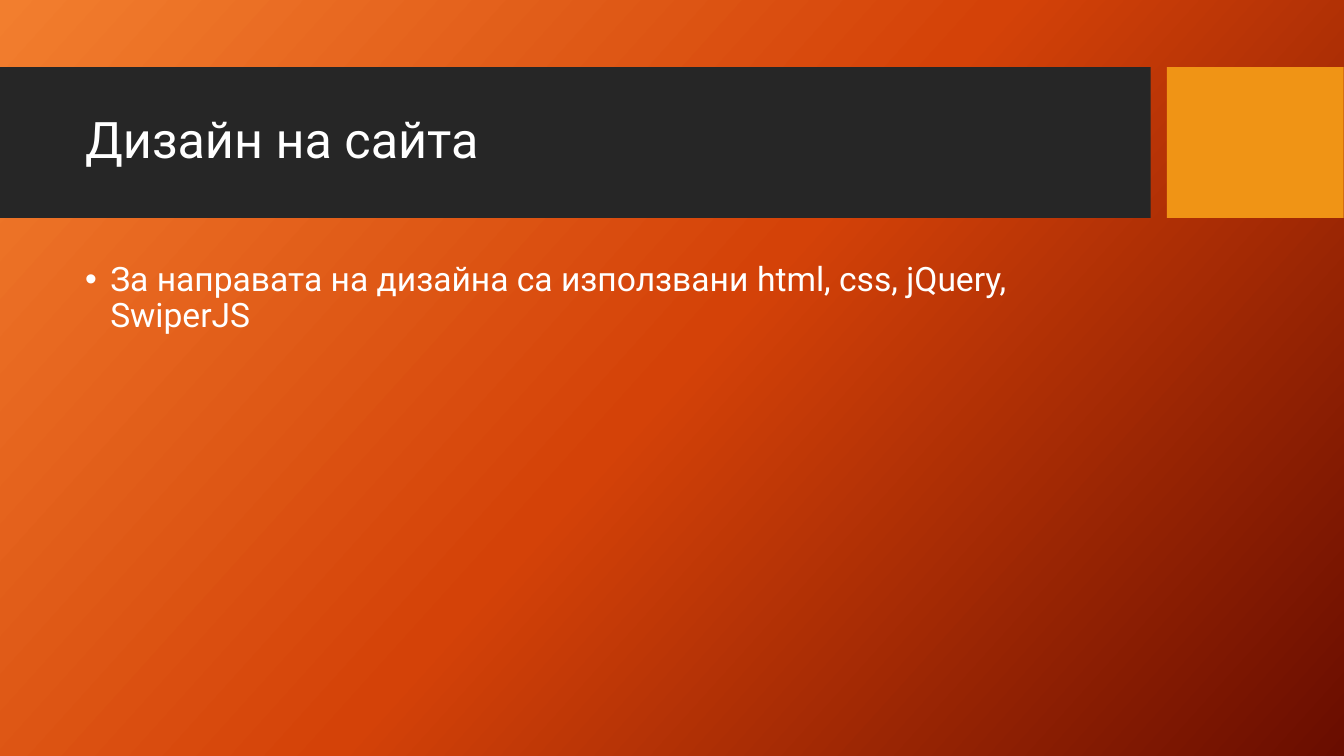
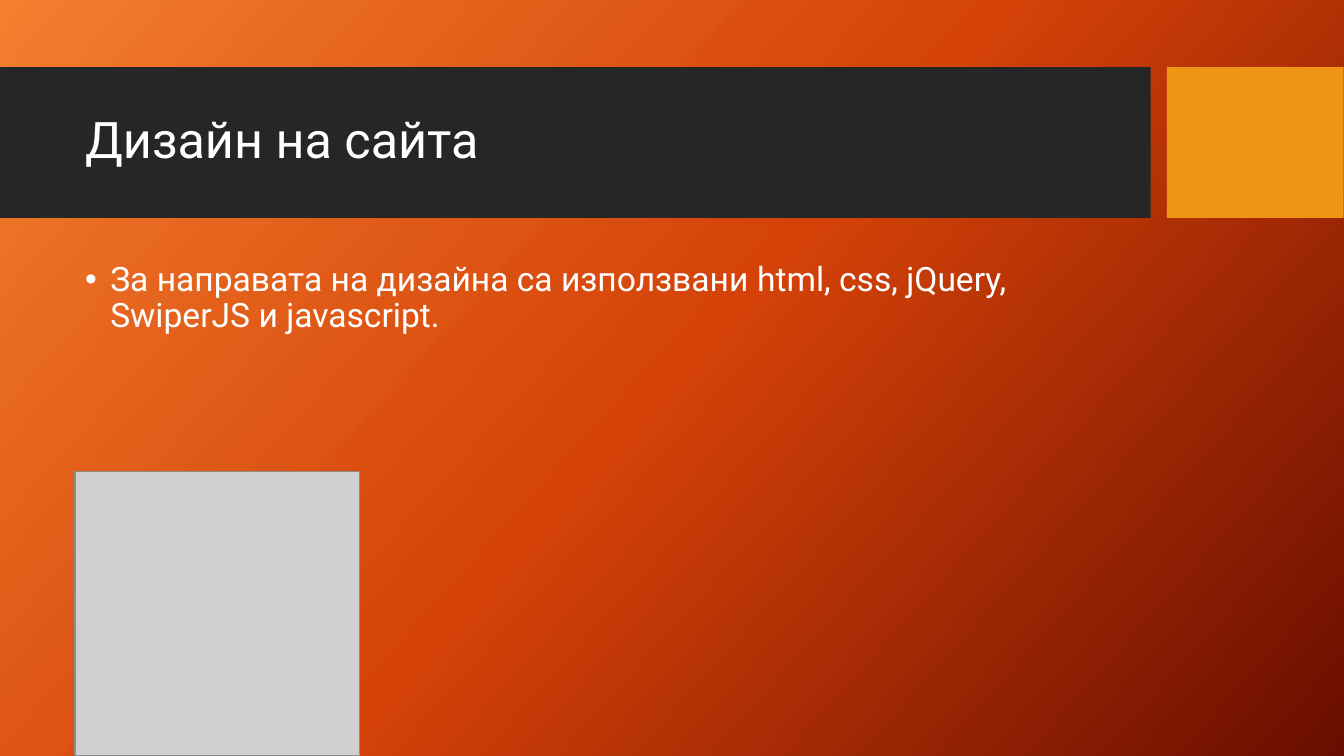
Before and after one commit to VPavlov16/xiaomi, a slide deck: slide 5 of Уеб сайт за дистрибуция на Xiaomi.pptx. Drawn at 1344x756 pixels with LibreOffice and Linux fonts; fonts in the diff are those of the drawing; grey boxes stand for pictures; background and template pictures are left out. Boxes give left, top, right and bottom in pixels: in the first picture for what was removed or moved away, otherwise in the second. Text is boxed around its words. In the diff, an @@ line names an element or a change of style, - is before the commit and + after.

```diff
--- a/Уеб сайт за дистрибуция на Xiaomi.pptx
+++ b/Уеб сайт за дистрибуция на Xiaomi.pptx
@@ text at bbox=[110, 265, 1006, 334]: text changed @@
-• За направата на дизайна са използвани html, css, jQuery, SwiperJS
+• За направата на дизайна са използвани html, css, jQuery, SwiperJS и javascript.
@@ picture added at bbox=[75, 472, 359, 756] @@
```
